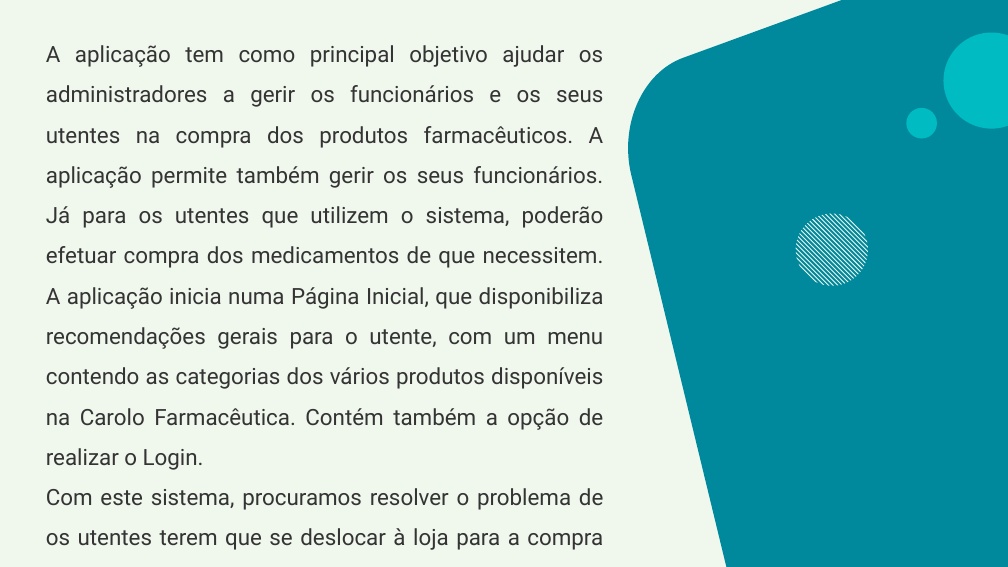
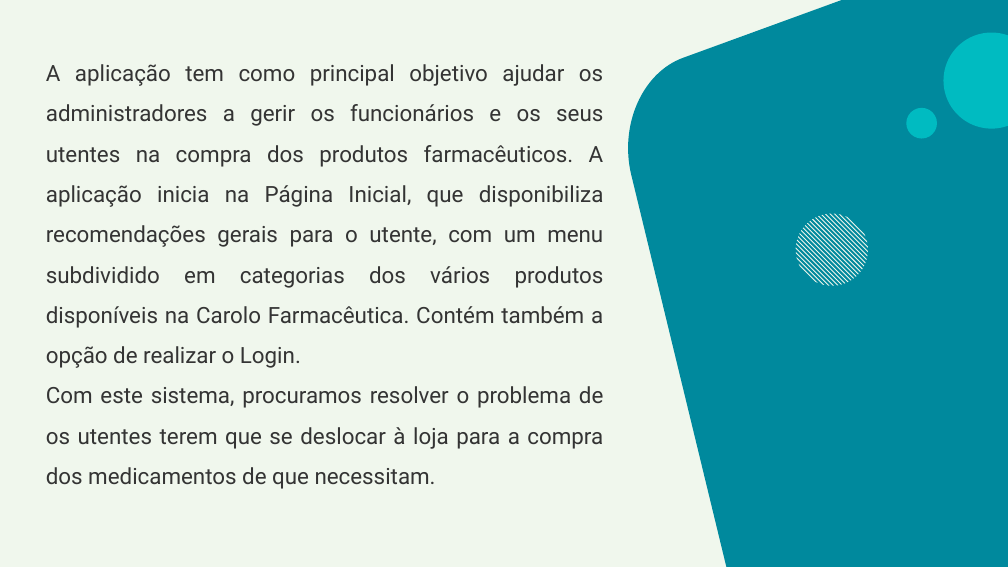
Before and after one commit to HugoDias27/ProjetoAMSI, a slide deck: slide 6 of PPT Projeto AMSI.pptx. Drawn at 1008x567 pixels with LibreOffice and Linux fonts; fonts in the diff are those of the drawing. Boxes give left, top, right and bottom in pixels: in the first picture for what was removed or moved away, otherwise in the second. Text is boxed around its words. In the diff, an @@ line names an element or a change of style, - is before the commit and + after.

Commit message:
1º Update PPT
Alterações efetuadas no conteúdo (texto) do documento e inserção do número total de horas propostas para o projeto de AMSI, no diapositivo da tabela de Planeamento das Tarefas.

```diff
--- a/PPT Projeto AMSI.pptx
+++ b/PPT Projeto AMSI.pptx
@@ subtitle "A aplicação tem como principal ...": place and size @@
-subtitle "A aplicação tem como principal ..." at (46, 45, 604, 550)
+subtitle "A aplicação tem como principal ..." at (46, 64, 604, 489)
@@ subtitle at (46, 64, 604, 368): text changed @@
-A aplicação tem como principal objetivo ajudar os administradores a gerir os funcionários e os seus utentes na compra dos produtos farmacêuticos. A aplicação permite também gerir os seus funcionários. Já para os utentes que utilizem o sistema, poderão efetuar compra dos medicamentos de que necessitem. A aplicação inicia numa Página Inicial, que disponibiliza recomendações gerais para o utente, com um menu contendo as categorias dos vários produtos disponíveis na Carolo Farmacêutica. Contém também a opção de realizar o Login.
+A aplicação tem como principal objetivo ajudar os administradores a gerir os funcionários e os seus utentes na compra dos produtos farmacêuticos. A aplicação inicia na Página Inicial, que disponibiliza recomendações gerais para o utente, com um menu subdividido em categorias dos vários produtos disponíveis na Carolo Farmacêutica. Contém também a opção de realizar o Login.
```
Also in this commit, not shown: 7 other slides changed.
